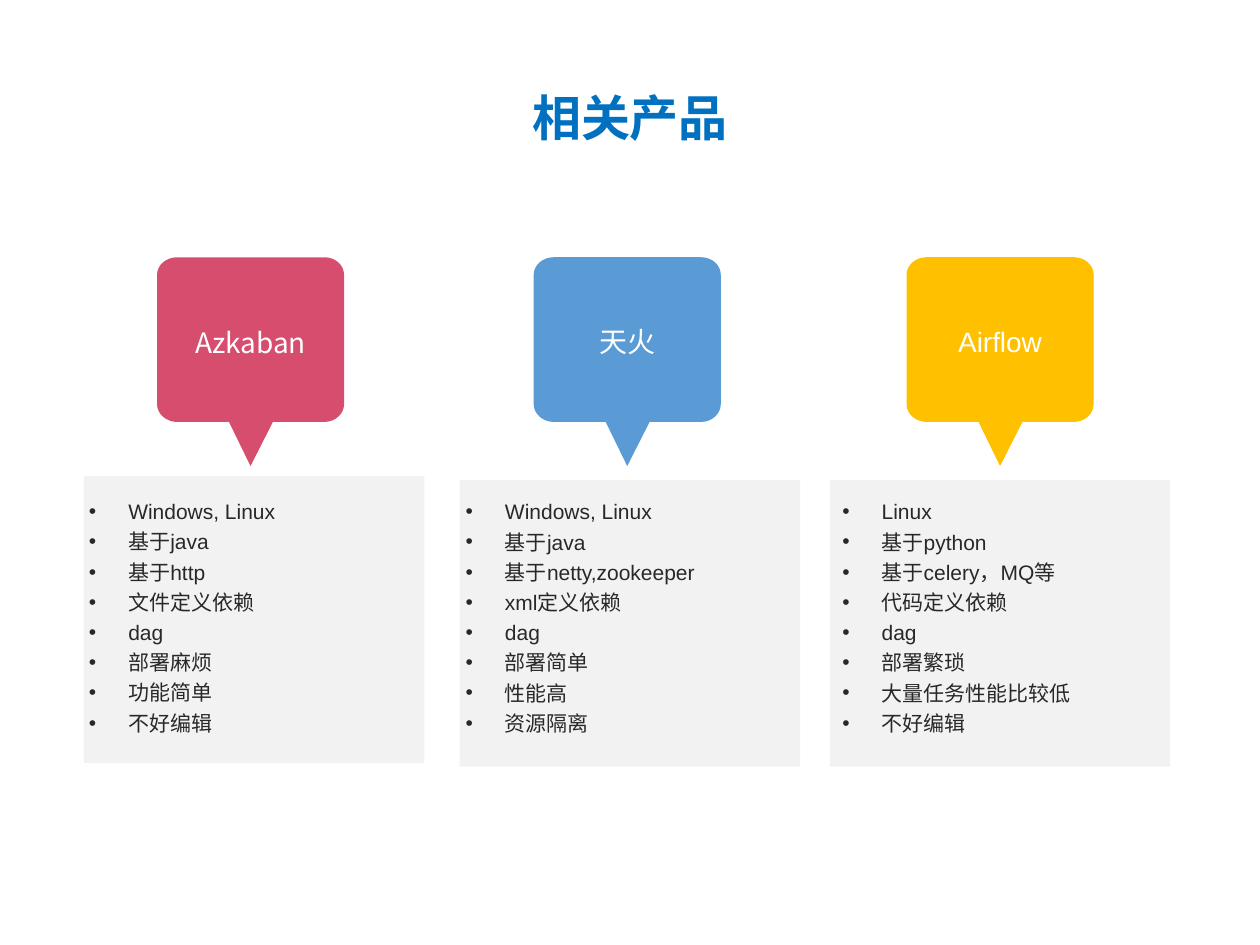
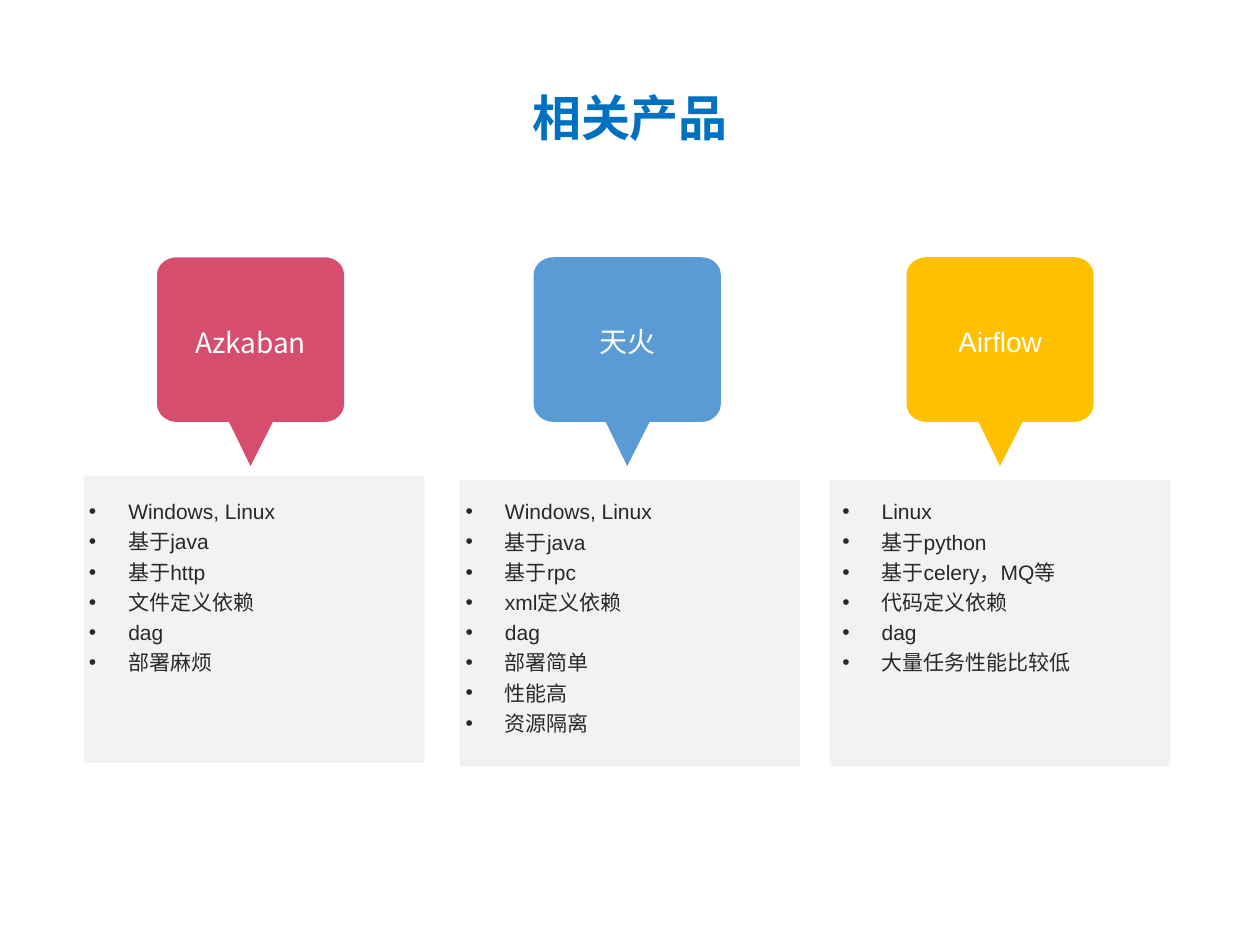
Before and after one commit to ylpu/distribute-scheduler, a slide deck: slide 4 of files/dis-scheduler.ppt. Drawn at 1260x945 pixels with LibreOffice and Linux fonts; fonts in the diff are those of the drawing. Boxes give left, top, right and bottom in pixels: in the first picture for what was removed or moved away, otherwise in the second. Text is boxed around its words. In the diff, an @@ line names an element or a change of style, - is before the commit and + after.

```diff
--- a/files/dis-scheduler.ppt
+++ b/files/dis-scheduler.ppt
@@ text at (x1=505, y1=562, x2=576, y2=585): text changed @@
-• 基于netty,zookeeper
+• 基于rpc
@@ text at (x1=882, y1=652, x2=966, y2=672): paragraph removed @@
-• 部署繁琐
@@ text at (x1=128, y1=682, x2=212, y2=733): paragraphs removed @@
-• 功能简单
-• 不好编辑
@@ text at (x1=882, y1=713, x2=966, y2=733): paragraph removed @@
-• 不好编辑
```
Also in this commit, not shown: 9 other slides changed, 4 slides added, 14 other files.
